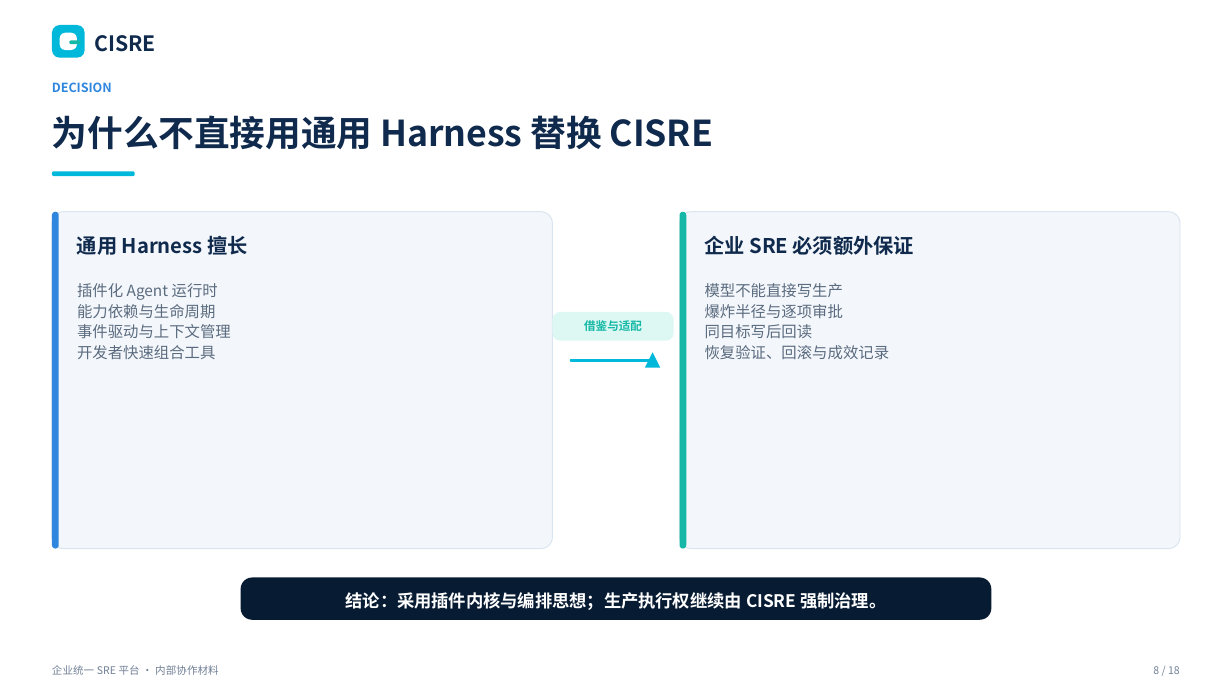
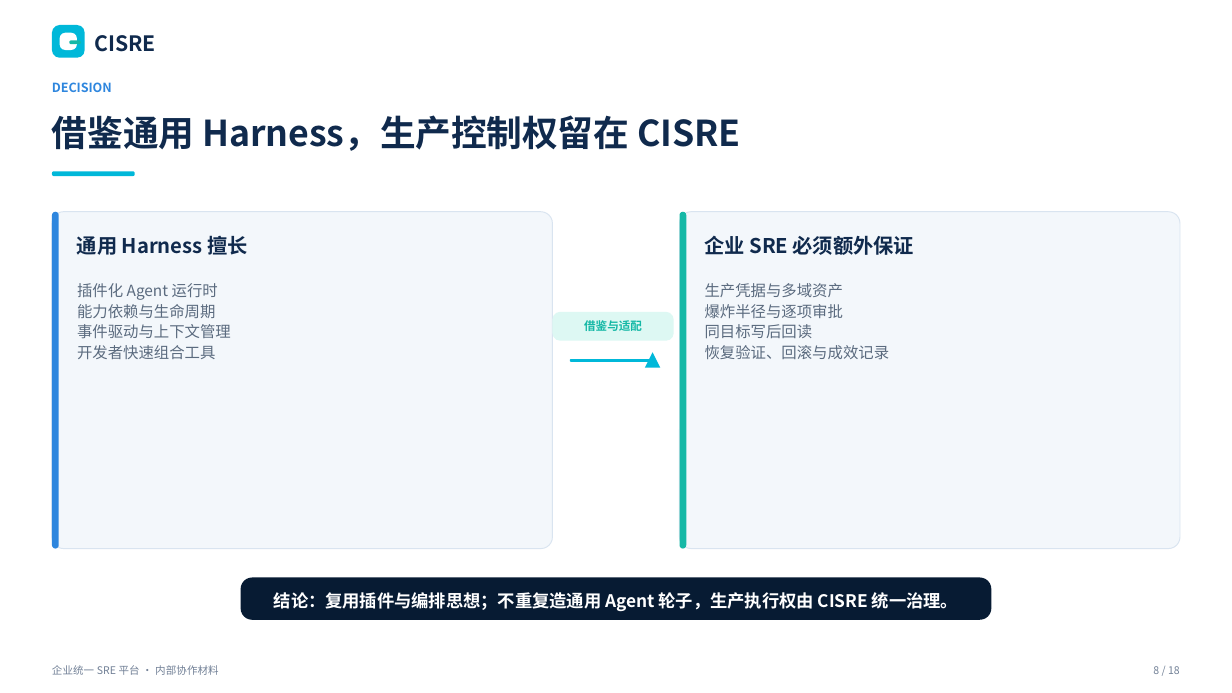
Before and after one commit to William-Lu-stack/Flawless, a slide deck: slide 8 of docs/CISRE_ENTERPRISE_OPS_PLATFORM.pptx. Drawn at 1232x693 pixels with LibreOffice and Linux fonts; fonts in the diff are those of the drawing. Boxes give left, top, right and bottom in pixels: in the first picture for what was removed or moved away, otherwise in the second. Text is boxed around its words. In the diff, an @@ line names an element or a change of style, - is before the commit and + after.

Commit message:
feat(platform): release CISRE 5.6.0 plugin harness

```diff
--- a/docs/CISRE_ENTERPRISE_OPS_PLATFORM.pptx
+++ b/docs/CISRE_ENTERPRISE_OPS_PLATFORM.pptx
@@ text at <box>52,115,740,151</box>: text changed @@
-为什么不直接用通用 Harness 替换 CISRE
+借鉴通用 Harness，生产控制权留在 CISRE
@@ text at <box>705,283,843,297</box>: text changed @@
-模型不能直接写生产
+生产凭据与多域资产
@@ text at <box>274,592,958,612</box>: text changed @@
-结论：采用插件内核与编排思想；生产执行权继续由 CISRE 强制治理。
+结论：复用插件与编排思想；不重复造通用 Agent 轮子，生产执行权由 CISRE 统一治理。
```
Also in this commit, not shown: 12 other slides changed, 35 other files.
